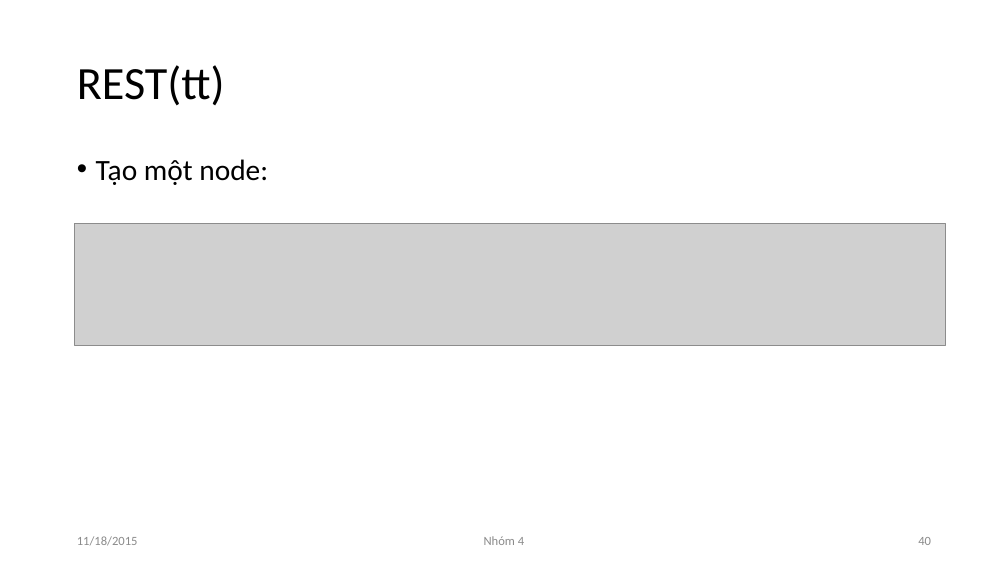
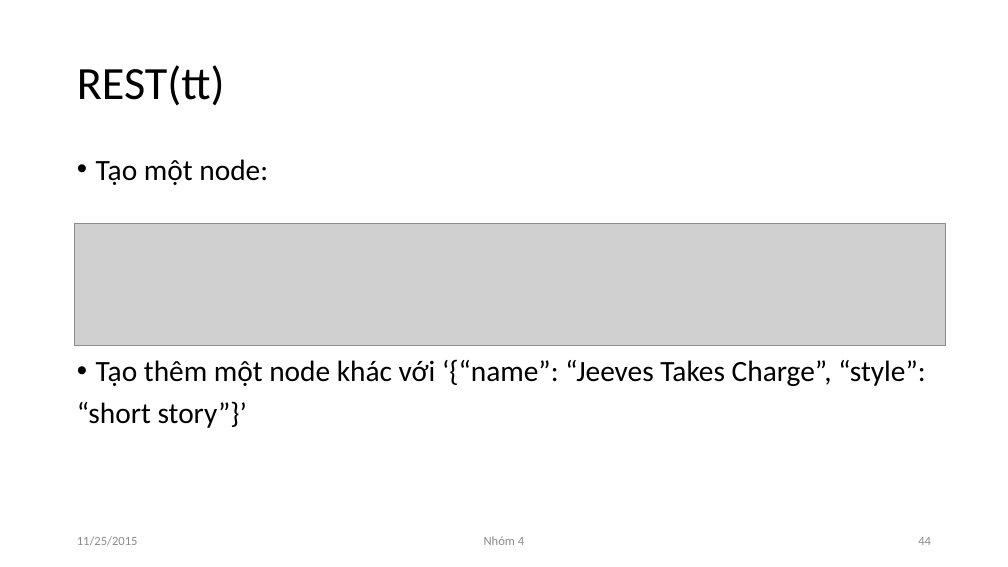
Before and after one commit to NguyenDucHoangLong/Group_4_HTTTHD, a slide deck: slide 44 of Document/Seminar/Slide/N04_SlideThuyetTrinh.pptx (slide 40 before the commit). Drawn at 1008x567 pixels with LibreOffice and Linux fonts; fonts in the diff are those of the drawing; grey boxes stand for pictures. Boxes give left, top, right and bottom in pixels: in the first picture for what was removed or moved away, otherwise in the second. Text is boxed around its words. In the diff, an @@ line names an element or a change of style, - is before the commit and + after.

```diff
--- a/Document/Seminar/Slide/N04_SlideThuyetTrinh.pptx
+++ b/Document/Seminar/Slide/N04_SlideThuyetTrinh.pptx
@@ text at (x1=77, y1=359, x2=925, y2=428): paragraphs added @@
+• Tạo thêm một node khác với ‘{“name”: “Jeeves Takes Charge”, “style”:
+“short story”}’
@@ text at (x1=77, y1=536, x2=138, y2=546): text changed @@
-11/18/2015
+11/25/2015
@@ page number at (x1=918, y1=537, x2=931, y2=545): text changed @@
-40
+44
```
Also in this commit, not shown: 72 other slides changed, 6 slides added, 7 slides removed, 1 other file.
